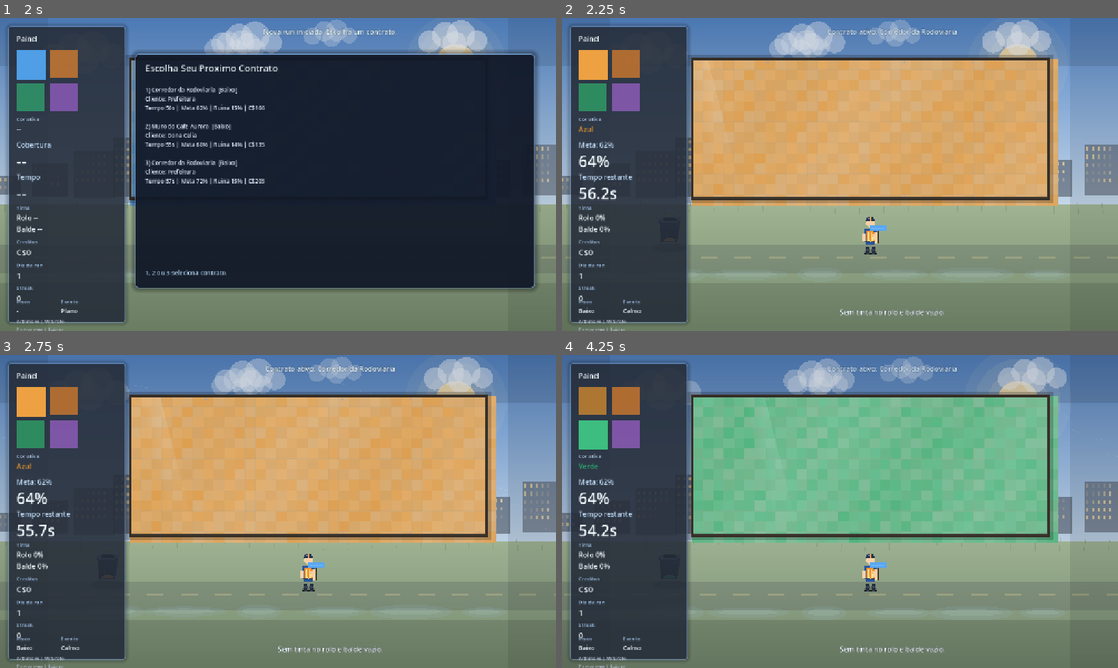
Above: before the commit, frames 1-4 (two rows, left to right).
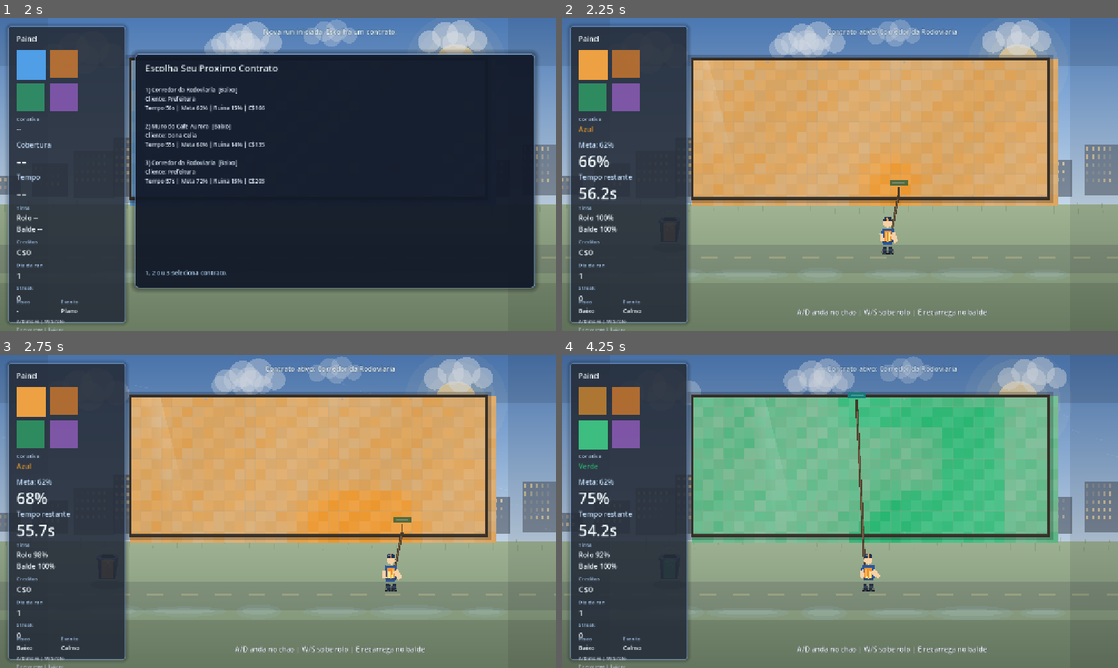
Above: after the commit, the same moments.

Repository: febiscaro/jogo
Game: Godot game, scene res://scenes/main.tscn
Two runs of this game, one before a commit and one after it. Both use one fixed random seed, a clock stepped at 60 frames per second and the inputs below.
Inputs (mouse positions are in pixels of both pictures, inside the frame that each line leads up to):
- Up to frame 1 (2 s): tap Enter at 0.5, 1.35 s; move the mouse to (400, 158) at 0.52 s; hold Right (ui_right) 0.53-1.28 s; tap R at 0.6 s; click (400, 158) at 0.67 s; tap Space at 0.77, 1.52 s; move the mouse to (166, 190) at 1.27 s; hold Down (ui_down) from 1.28 s (still down)
- Up to frame 2 (2.25 s): move the mouse to (895, 105) at 2.02 s; release Down (ui_down) at 2.03 s; hold Right (ui_right) from 2.03 s (still down); tap 1 at 2.1 s
- Up to frame 3 (2.75 s): keep holding Right (ui_right)
- Up to frame 4 (4.25 s): move the mouse to (812, 574) at 2.77 s; release Right (ui_right) at 2.78 s; hold Up (ui_up) 2.78-3.53 s; tap 2 at 2.85 s; click (812, 574) at 2.92 s; tap Space at 3.02, 3.77 s; move the mouse to (1006, 558) at 3.52 s; hold Left (ui_left) from 3.53 s (still down); tap 3 at 3.6 s

Frame 1 is identical in both runs. In frame 2, 2.1% of the frame differs, in the area x 4-77%, y 44-96%; in frame 3, 3.9%; in frame 4, 9.4%, in the area x 3-80%, y 12-96%.
Error before the commit: Parse Error: Too many arguments for "minf()" call. Expected at most 2 but received 3. (res://scripts/player.gd:216)

Commit message:
Hotfix Godot 4.6: corrige minf com 3 argumentos

Diff:
--- a/scripts/player.gd
+++ b/scripts/player.gd
@@ -213,7 +213,7 @@
 	var wants_refill = near_bucket and Input.is_key_pressed(KEY_E)
 	if wants_refill and _bucket_amount > 0.0 and _paint_amount < _paint_capacity:
 		var refill_speed = (_paint_regen * 1.35) + refill_rate_per_second
-		var refill_amount = minf(refill_speed * delta, _paint_capacity - _paint_amount, _bucket_amount * refill_efficiency)
+		var refill_amount = minf(refill_speed * delta, minf(_paint_capacity - _paint_amount, _bucket_amount * refill_efficiency))
 		if refill_amount > 0.0001:
 			var bucket_cost = refill_amount / maxf(0.1, refill_efficiency)
 			_paint_amount += refill_amount
